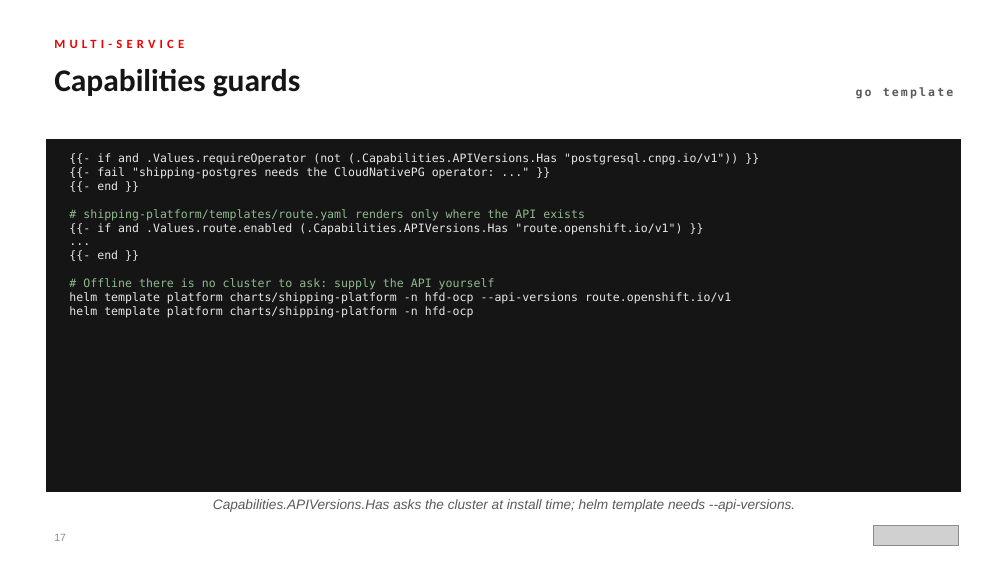
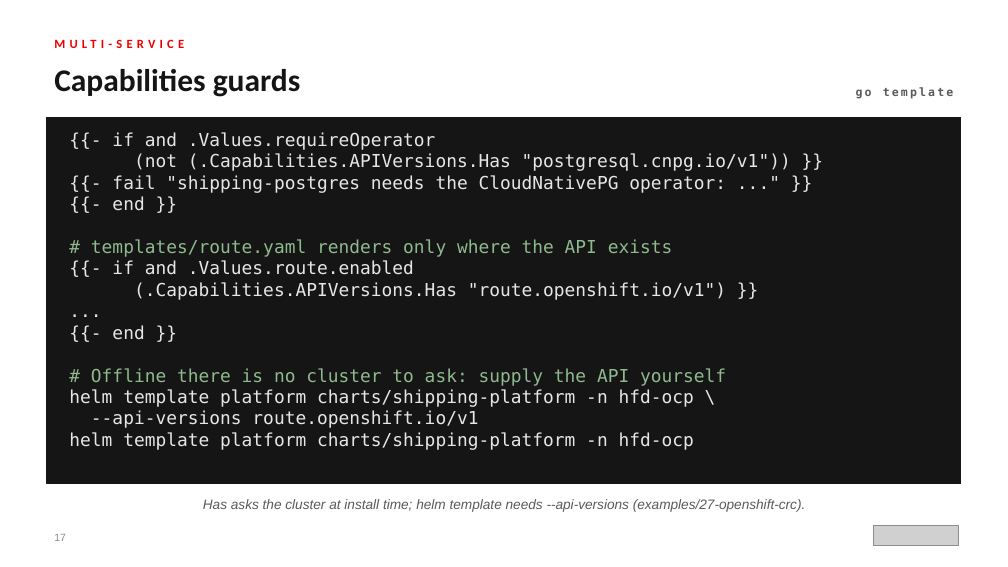
Before and after one commit to patterncatalyst/helm-for-developers, a slide deck: slide 17 of presentation/helm-201/Helm-201-r1.0.pptx. Drawn at 1008x567 pixels with LibreOffice and Linux fonts; fonts in the diff are those of the drawing; grey boxes stand for pictures. Boxes give left, top, right and bottom in pixels: in the first picture for what was removed or moved away, otherwise in the second. Text is boxed around its words. In the diff, an @@ line names an element or a change of style, - is before the commit and + after.

Commit message:
style(r1.0): Helm 201 deck voice pass, readability polish, diagram scale

```diff
--- a/presentation/helm-201/Helm-201-r1.0.pptx
+++ b/presentation/helm-201/Helm-201-r1.0.pptx
@@ rectangle: place and size @@
-rectangle at bbox=[47, 140, 961, 492]
+rectangle at bbox=[47, 117, 961, 484]
@@ text at bbox=[69, 132, 791, 450]: text changed; size 11 to 17 pt @@
-{{- if and .Values.requireOperator (not (.Capabilities.APIVersions.Has "postgresql.cnpg.io/v1")) }}
-{{- fail "shipping-postgres needs the CloudNativePG operator: ..." }}
-{{- end }}
-# shipping-platform/templates/route.yaml renders only where the API exists
-{{- if and .Values.route.enabled (.Capabilities.APIVersions.Has "route.openshift.io/v1") }}
-...
-{{- end }}
-# Offline there is no cluster to ask: supply the API yourself
-helm template platform charts/shipping-platform -n hfd-ocp --api-versions route.openshift.io/v1
-helm template platform charts/shipping-platform -n hfd-ocp
+{{- if and .Values.requireOperator
+(not (.Capabilities.APIVersions.Has "postgresql.cnpg.io/v1")) }}
+{{- fail "shipping-postgres needs the CloudNativePG operator: ..." }}
+{{- end }}
+# templates/route.yaml renders only where the API exists
+{{- if and .Values.route.enabled
+(.Capabilities.APIVersions.Has "route.openshift.io/v1") }}
+...
+{{- end }}
+# Offline there is no cluster to ask: supply the API yourself
+helm template platform charts/shipping-platform -n hfd-ocp \
+--api-versions route.openshift.io/v1
+helm template platform charts/shipping-platform -n hfd-ocp
@@ text at bbox=[203, 499, 806, 512]: text changed @@
-Capabilities.APIVersions.Has asks the cluster at install time; helm template needs --api-versions.
+Has asks the cluster at install time; helm template needs ‑‑api‑versions (examples/27-openshift-crc).
```
Also in this commit, not shown: 30 other slides changed, 2 slides added, 31 other files.
